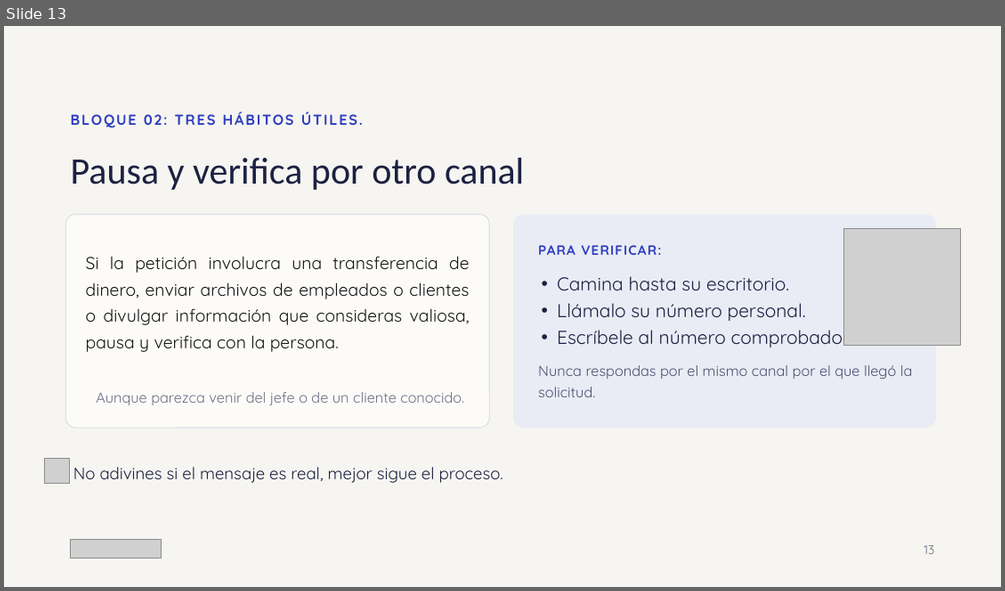
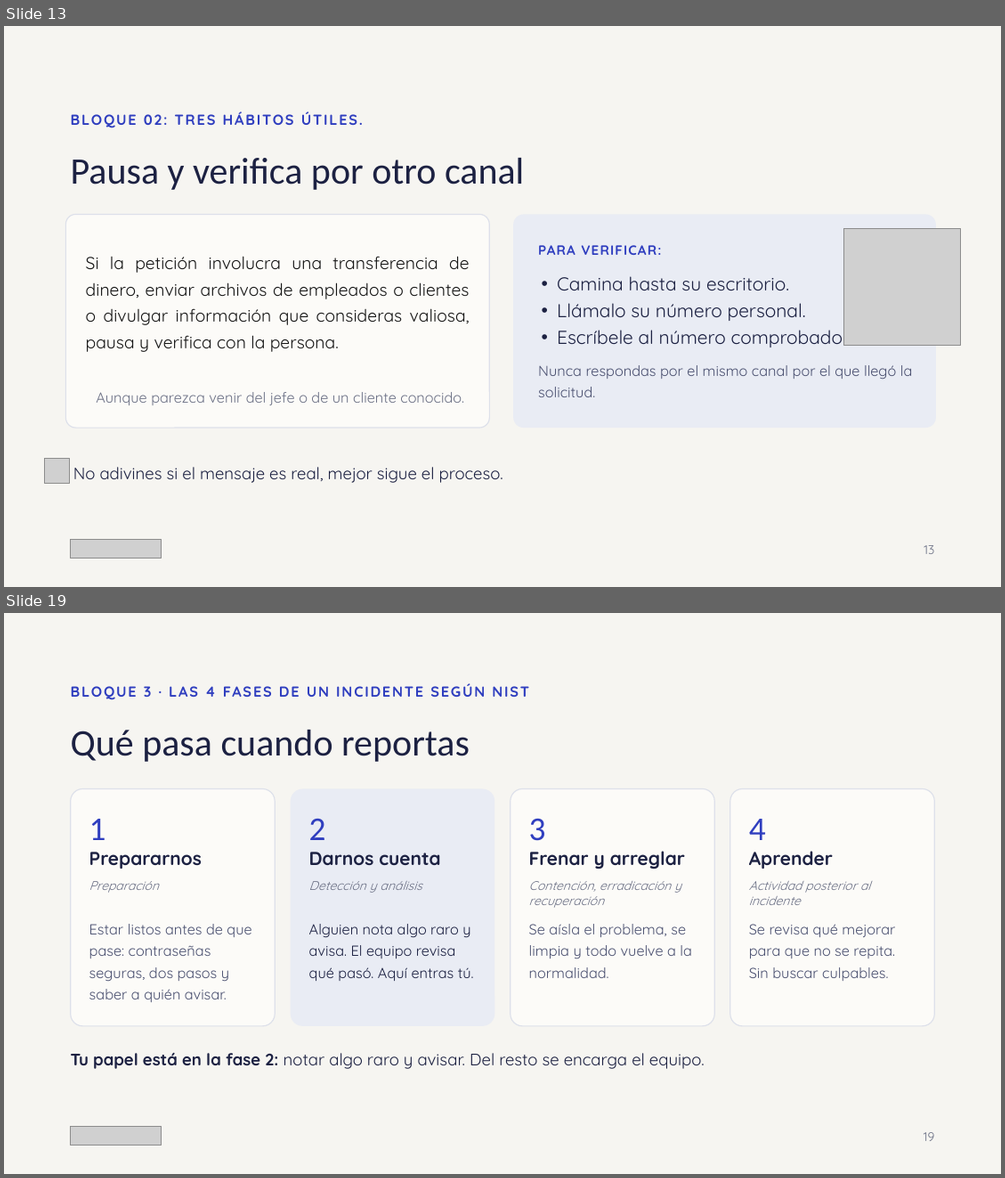
Before and after one commit to pralogy/claudecloudetemasgenerales, a slide deck: Ciberseguridad_sin_ansiedad.pptx. Shown one above the other, each under a label of ours: slide 13 before the commit, slides 13 and 19 after it; the slides between them are not shown. The pictures are 1005x591 and 1005x1178 pixels, drawn with LibreOffice and Linux fonts; fonts in the diff are those of the drawing; grey boxes stand for pictures. Boxes give left, top, right and bottom in pixels: in the first picture for what was removed or moved away, otherwise in the second. Text is boxed around its words. In the diff, an @@ line names an element or a change of style, - is before the commit and + after.

```diff
--- a/Ciberseguridad_sin_ansiedad.pptx
+++ b/Ciberseguridad_sin_ansiedad.pptx
@@ slide 19 added at [4,613,1001,1174], background #F6F5F1 @@
@@ text added at [144,686,216,697], 14 pt, text #2F3EBF, bold @@
+BLOQUE 3 · LAS 4 FASES DE UN INCIDENTE SEGÚN NIST
@@ title added at [71,730,469,762], 36 pt, text #1C2142 @@
+Qué pasa cuando reportas
@@ rounded rectangle added at [71,788,275,1026], fill #FCFBF8, outline #DDE0EA 1 pt @@
@@ rounded rectangle added at [291,788,494,1026], fill #E9ECF4 @@
@@ rounded rectangle added at [510,788,714,1026], fill #FCFBF8, outline #DDE0EA 1 pt @@
@@ rounded rectangle added at [730,788,934,1026], fill #FCFBF8, outline #DDE0EA 1 pt @@
@@ text added at [89,819,106,840], 32 pt, text #2F3EBF @@
+1
@@ text added at [309,819,326,840], 32 pt, text #2F3EBF @@
+2
@@ text added at [529,818,546,841], 32 pt, text #2F3EBF @@
+3
@@ text added at [749,819,766,840], 32 pt, text #2F3EBF @@
+4
@@ text added at [89,852,202,868], 18 pt, text #1C2142, bold @@
+Prepararnos
@@ text added at [309,852,440,865], 18 pt, text #1C2142, bold @@
+Darnos cuenta
@@ text added at [529,851,685,868], 18 pt, text #1C2142, bold @@
+Frenar y arreglar
@@ text added at [749,851,833,868], 18 pt, text #1C2142, bold @@
+Aprender
@@ text added at [89,881,159,892], 12 pt, text #6B7085, italic @@
+Preparación
@@ text added at [309,881,421,892], 12 pt, text #6B7085, italic @@
+Detección y análisis
@@ text added at [529,881,681,908], 12 pt, text #6B7085, italic @@
+Contención, erradicación y recuperación
@@ text added at [749,881,871,905], 12 pt, text #6B7085, italic @@
+Actividad posterior al incidente
@@ text added at [89,924,251,1002], 14 pt, text #4A5070 @@
+Estar listos antes de que pase: contraseñas seguras, dos pasos y saber a quién avisar.
@@ text added at [309,924,474,981], 14 pt, text #1C2142 @@
+Alguien nota algo raro y avisa. El equipo revisa qué pasó. Aquí entras tú.
@@ text added at [529,924,692,978], 14 pt, text #4A5070 @@
+Se aísla el problema, se limpia y todo vuelve a la normalidad.
@@ text added at [749,924,895,981], 14 pt, text #4A5070 @@
+Se revisa qué mejorar para que no se repita. Sin buscar culpables.
@@ text added at [71,1053,704,1069], 16 pt, text #1C2142 @@
+Tu papel está en la fase 2: notar algo raro y avisar. Del resto se encarga el equipo.
@@ picture added at [71,1126,162,1144] @@
@@ text added at [923,1132,934,1141], 12 pt, text #6B7085 @@
+19
```
Also in this commit, not shown: 7 slides changed, 1 other slide added, 5 slides removed.
